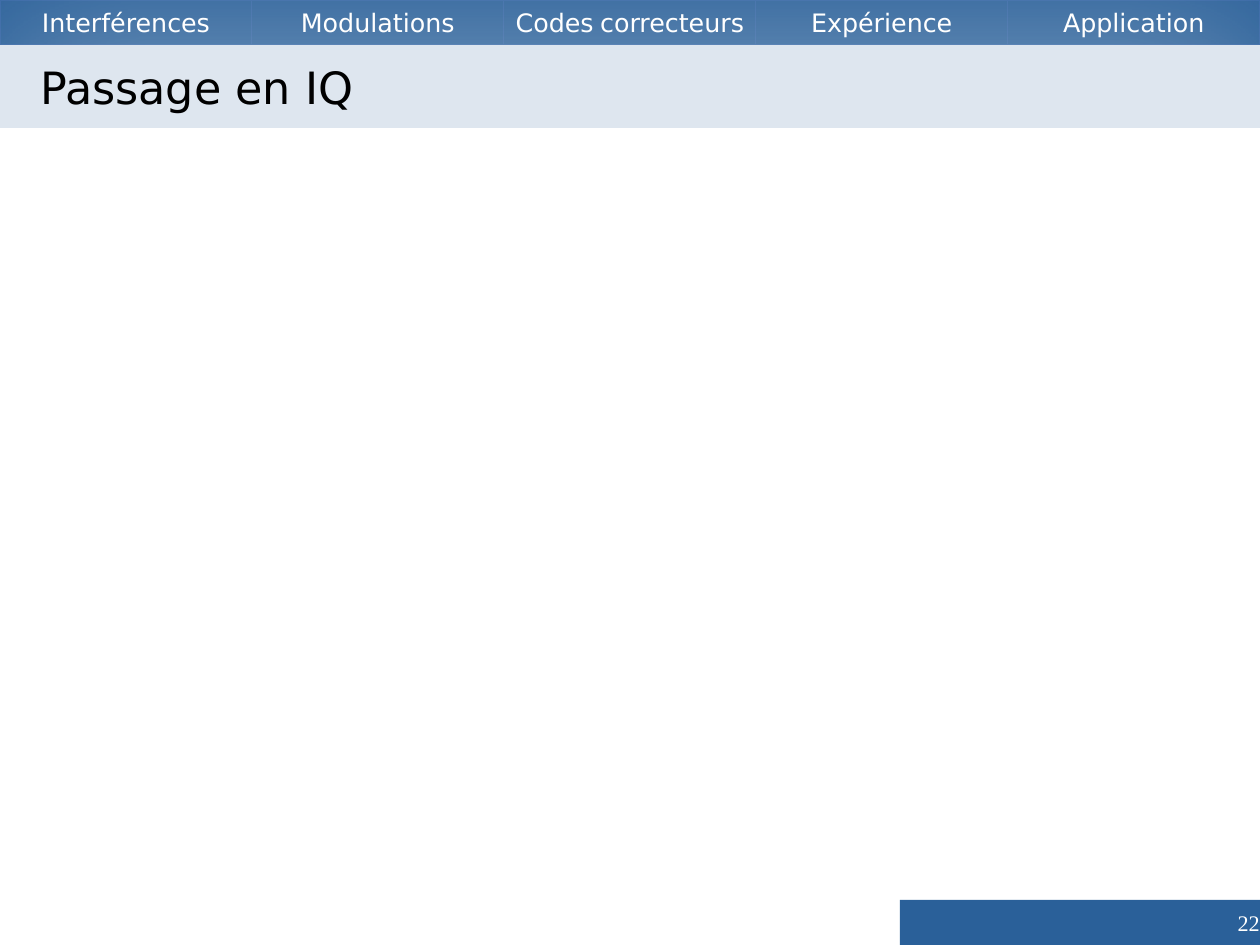
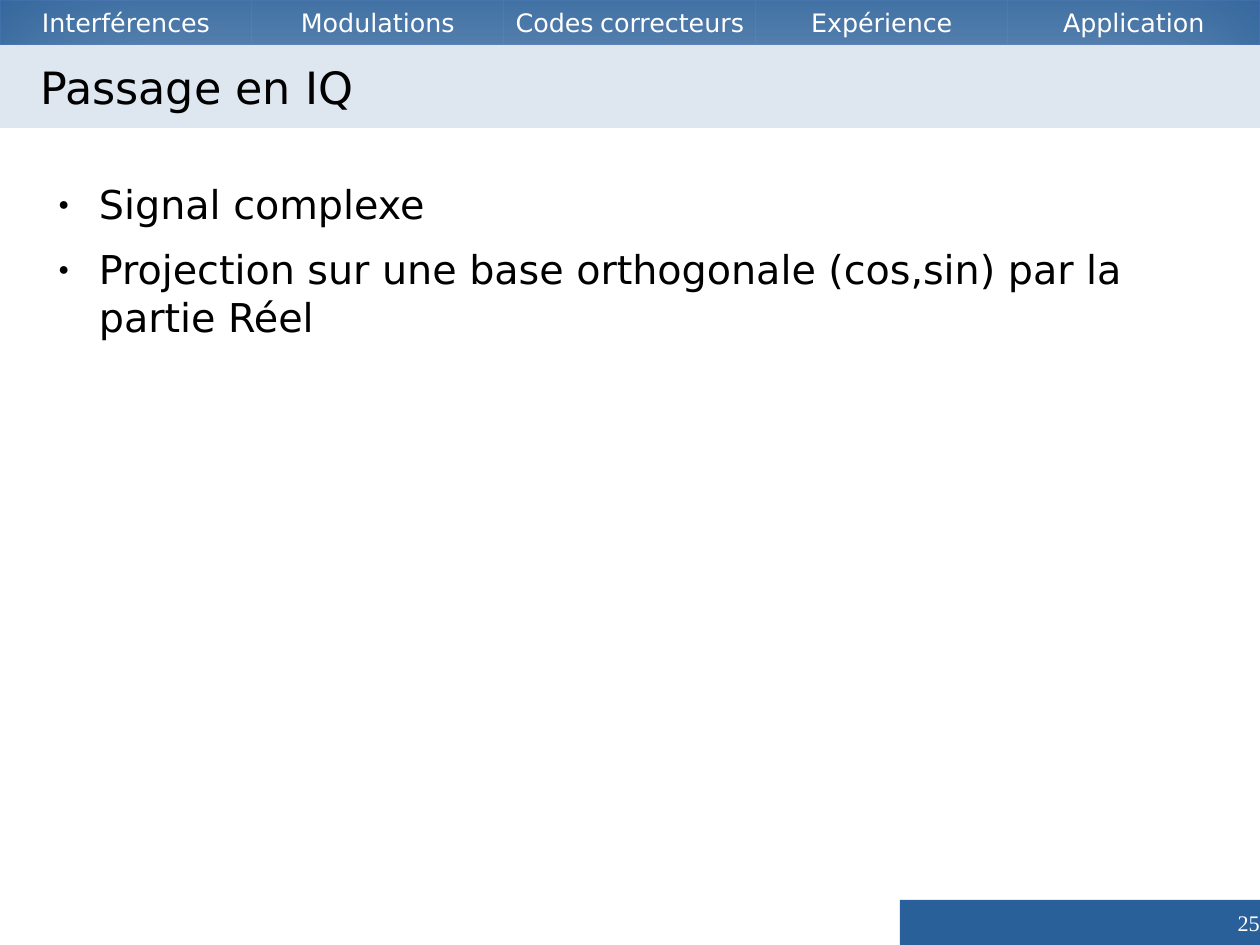
Before and after one commit to Vzrod/tipe, a slide deck: slide 25 of TIPE.odp (slide 22 before the commit). Drawn at 1260x945 pixels with LibreOffice and Linux fonts; fonts in the diff are those of the drawing. Boxes give left, top, right and bottom in pixels: in the first picture for what was removed or moved away, otherwise in the second. Text is boxed around its words. In the diff, an @@ line names an element or a change of style, - is before the commit and + after.

```diff
--- a/TIPE.odp
+++ b/TIPE.odp
@@ text added at bbox=[99, 189, 1121, 341], 25 pt, text #000000 @@
+● Signal complexe
+● Projection sur une base orthogonale (cos,sin) par la partie Réel
@@ page number at bbox=[1238, 916, 1260, 932]: text changed @@
-22
+25
```
Also in this commit, not shown: 5 other slides changed, 20 slides added, 3 slides removed, 6 other files.
